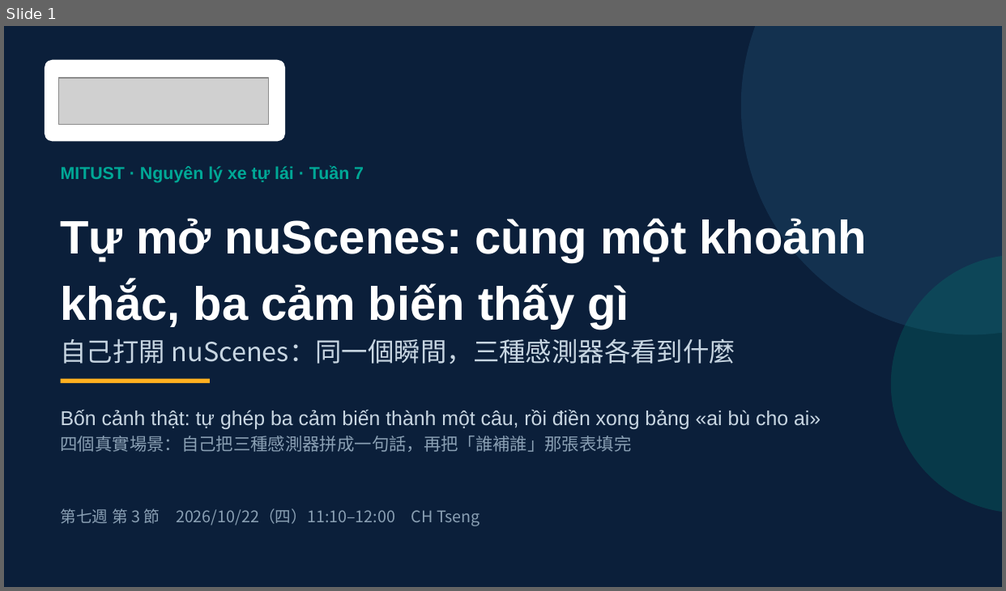
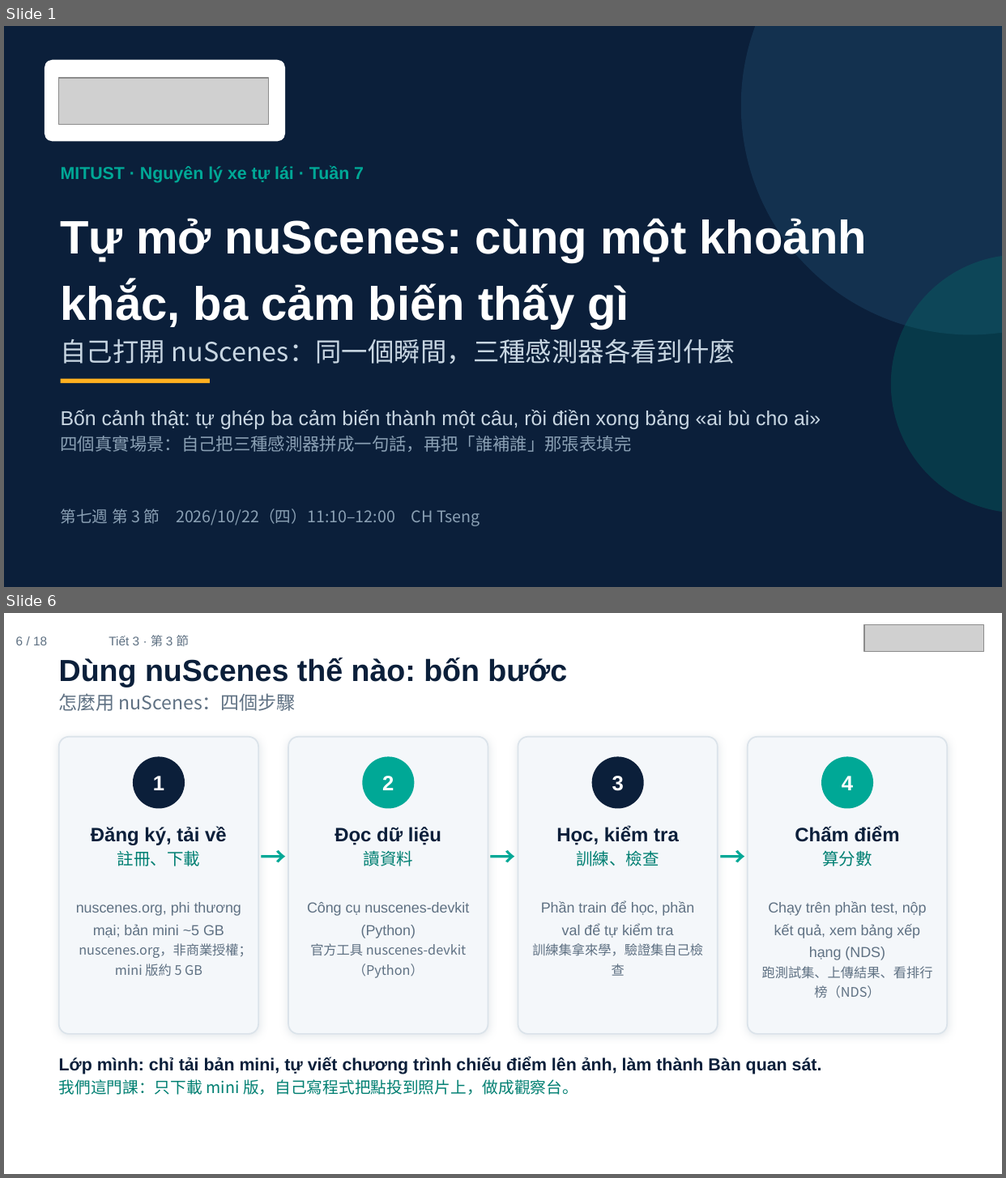
Before and after one commit to ch-neural/MITUST-Principles-of-Self-Driving-Cars, a slide deck: 第七週(10-22)/第七週_第3節_簡報.pptx. Shown one above the other, each under a label of ours: slide 1 before the commit, slides 1 and 6 after it; the slides between them are not shown. The pictures are 1006x591 and 1006x1178 pixels, drawn with LibreOffice and Linux fonts; fonts in the diff are those of the drawing; grey boxes stand for pictures. Boxes give left, top, right and bottom in pixels: in the first picture for what was removed or moved away, otherwise in the second. Text is boxed around its words. In the diff, an @@ line names an element or a change of style, - is before the commit and + after.

```diff
--- a/第七週(10-22)/第七週_第3節_簡報.pptx
+++ b/第七週(10-22)/第七週_第3節_簡報.pptx
@@ slide 6 added at bbox=[4, 613, 1002, 1174], background #FFFFFF @@
@@ text added at bbox=[16, 636, 47, 645], 9 pt, text #5F7183 @@
+6 / 18
@@ text added at bbox=[108, 635, 189, 646], 9 pt, text #5F7183 @@
+Tiết 3 · 第 3 節
@@ picture added at bbox=[864, 625, 984, 652] @@
@@ text added at bbox=[59, 658, 567, 711], 22 pt, text #0B1F3A, bold @@
+Dùng nuScenes thế nào: bốn bước
+怎麼用 nuScenes：四個步驟
@@ rounded rectangle added at bbox=[59, 737, 258, 1034], fill #F4F7FA, outline #DBE3EA 1 pt @@
@@ ellipse added at bbox=[133, 756, 185, 808], fill #0B1F3A @@
@@ rounded rectangle added at bbox=[288, 737, 488, 1034], fill #F4F7FA, outline #DBE3EA 1 pt @@
@@ ellipse added at bbox=[362, 756, 414, 808], fill #00A896 @@
@@ rounded rectangle added at bbox=[518, 737, 718, 1034], fill #F4F7FA, outline #DBE3EA 1 pt @@
@@ ellipse added at bbox=[592, 756, 644, 808], fill #0B1F3A @@
@@ rounded rectangle added at bbox=[748, 737, 947, 1034], fill #F4F7FA, outline #DBE3EA 1 pt @@
@@ ellipse added at bbox=[821, 756, 873, 808], fill #00A896 @@
@@ text added at bbox=[153, 776, 164, 790], 15 pt, text #FFFFFF, bold @@
+1
@@ text added at bbox=[382, 776, 394, 790], 15 pt, text #FFFFFF, bold @@
+2
@@ text added at bbox=[612, 776, 624, 791], 15 pt, text #FFFFFF, bold @@
+3
@@ text added at bbox=[842, 776, 853, 790], 15 pt, text #FFFFFF, bold @@
+4
@@ text added at bbox=[91, 826, 227, 867], 14 pt, text #0B1F3A, bold @@
+Đăng ký, tải về
+註冊、下載
@@ text added at bbox=[334, 827, 441, 867], 14 pt, text #0B1F3A, bold @@
+Đọc dữ liệu
+讀資料
@@ text added at bbox=[556, 826, 679, 867], 14 pt, text #0B1F3A, bold @@
+Học, kiểm tra
+訓練、檢查
@@ text added at bbox=[795, 826, 900, 867], 14 pt, text #0B1F3A, bold @@
+Chấm điểm
+算分數
@@ text added at bbox=[258, 837, 288, 876], 19 pt, text #00A896, bold @@
+→
@@ text added at bbox=[488, 837, 518, 876], 19 pt, text #00A896, bold @@
+→
@@ text added at bbox=[718, 837, 748, 876], 19 pt, text #00A896, bold @@
+→
@@ text added at bbox=[76, 902, 252, 976], 10.5 pt, text #5F7183 @@
+nuscenes.org, phi thương mại; bản mini ~5 GB
+nuscenes.org，非商業授權；mini 版約 5 GB
@@ text added at bbox=[307, 902, 469, 978], 10.5 pt, text #5F7183 @@
+Công cụ nuscenes-devkit (Python)
+官方工具 nuscenes-devkit（Python）
@@ text added at bbox=[532, 902, 703, 976], 10.5 pt, text #5F7183 @@
+Phần train để học, phần val để tự kiểm tra
+訓練集拿來學，驗證集自己檢查
@@ text added at bbox=[762, 902, 933, 999], 10.5 pt, text #5F7183 @@
+Chạy trên phần test, nộp kết quả, xem bảng xếp hạng (NDS)
+跑測試集、上傳結果、看排行榜（NDS）
@@ text added at bbox=[59, 1057, 822, 1095], 12.5 pt, text #0B1F3A, bold @@
+Lớp mình: chỉ tải bản mini, tự viết chương trình chiếu điểm lên ảnh, làm thành Bàn quan sát.
+我們這門課：只下載 mini 版，自己寫程式把點投到照片上，做成觀察台。
```
Also in this commit, not shown: 15 slides changed, 1 other slide added, 5 other files.
